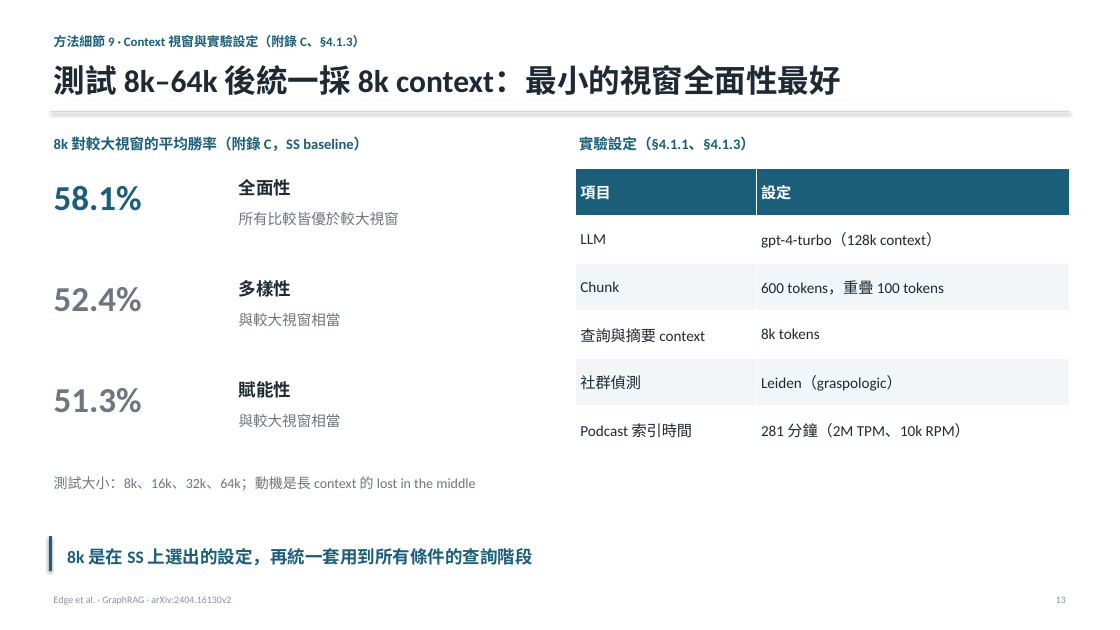
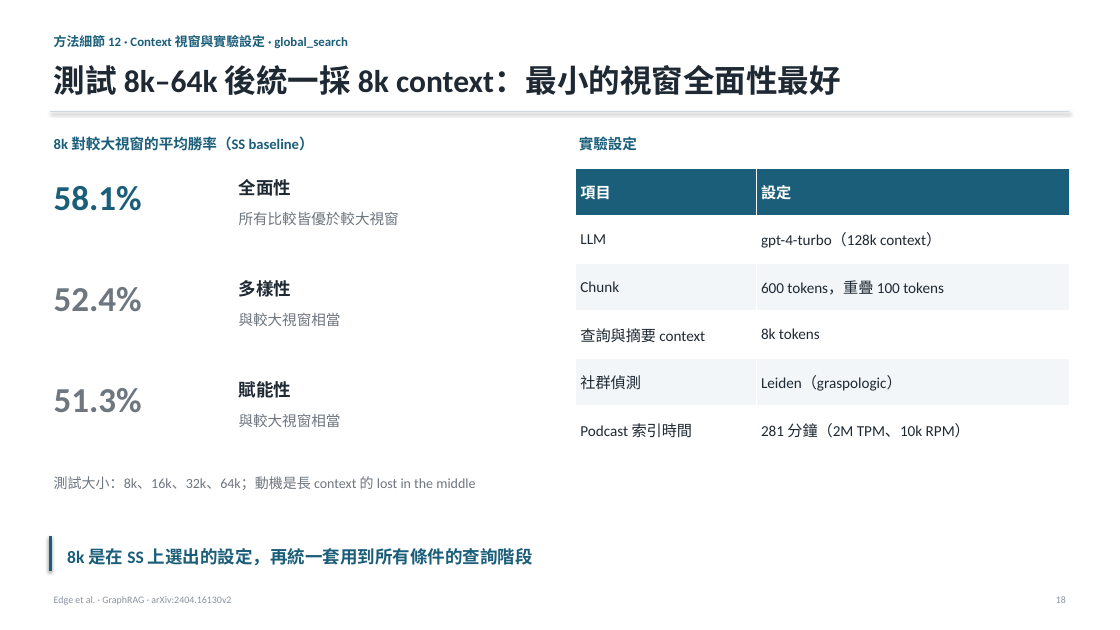
Before and after one commit to Moris-Zhan/CV-RAG-LLM-Papers, a slide deck: slide 18 of RAG/2024_GraphRAG/slides_zh-TW.pptx (slide 13 before the commit). Drawn at 1120x630 pixels with LibreOffice and Linux fonts; fonts in the diff are those of the drawing. Boxes give left, top, right and bottom in pixels: in the first picture for what was removed or moved away, otherwise in the second. Text is boxed around its words. In the diff, an @@ line names an element or a change of style, - is before the commit and + after.

```diff
--- a/RAG/2024_GraphRAG/slides_zh-TW.pptx
+++ b/RAG/2024_GraphRAG/slides_zh-TW.pptx
@@ text at (54, 35, 348, 48): text changed @@
-方法細節 9 · Context 視窗與實驗設定（附錄 C、§4.1.3）
+方法細節 12 · Context 視窗與實驗設定 · global_search
@@ text at (54, 136, 314, 151): text changed @@
-8k 對較大視窗的平均勝率（附錄 C，SS baseline）
+8k 對較大視窗的平均勝率（SS baseline）
@@ text at (579, 134, 637, 153): text changed @@
-實驗設定（§4.1.1、§4.1.3）
+實驗設定
```
Also in this commit, not shown: 21 other slides changed, 5 slides added, 5 other files.
